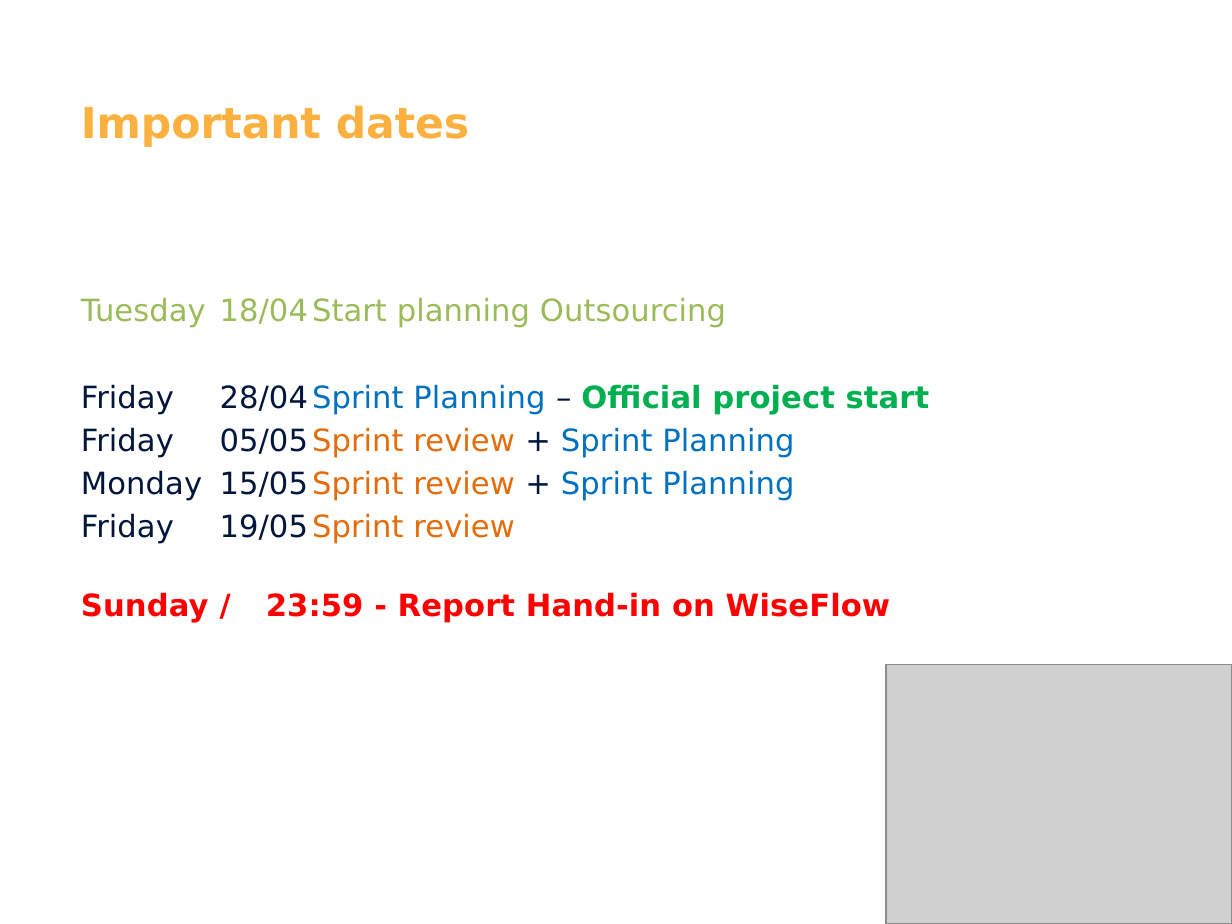
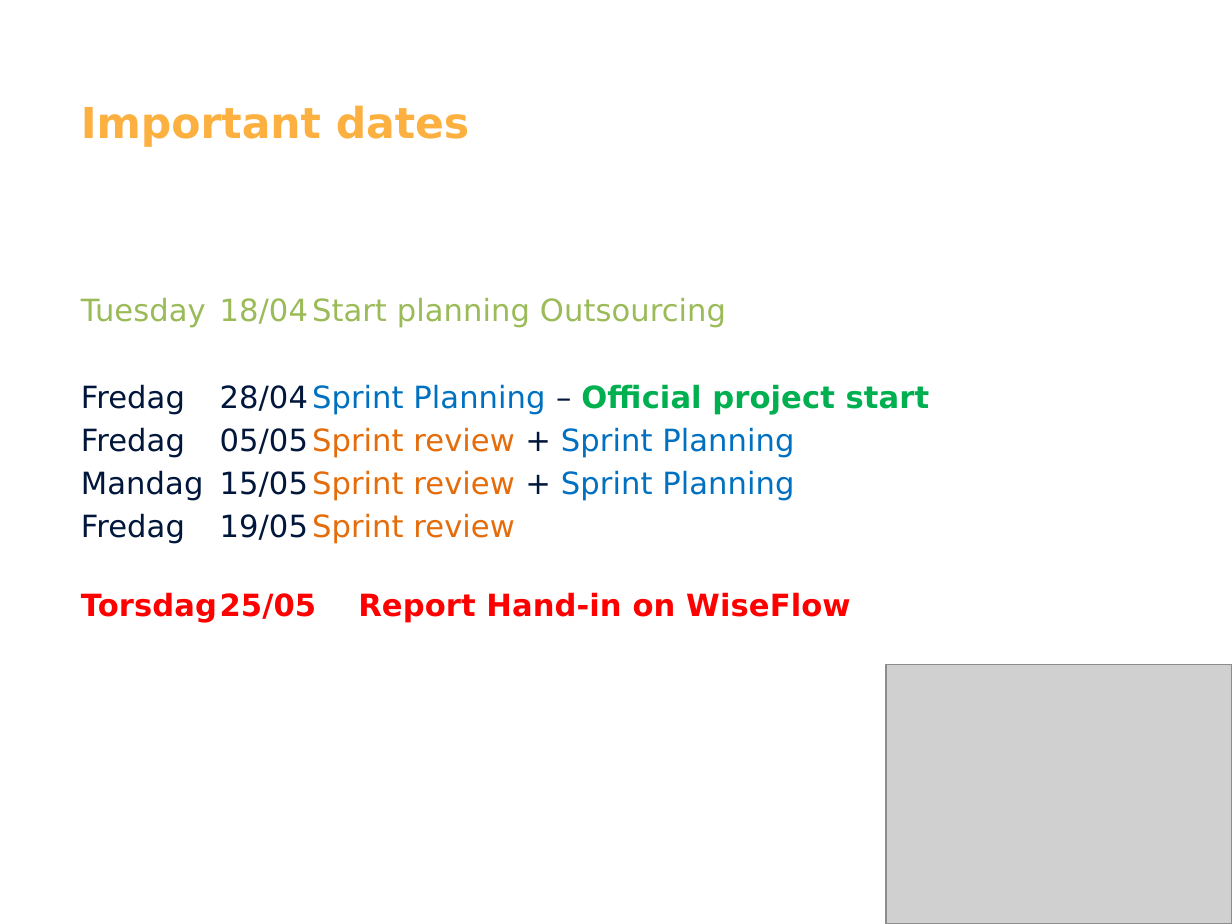
Before and after one commit to CphBusCosSem3/week11-System_Development, a slide deck: slide 4 of Intro_SYS_2017.pptx. Drawn at 1232x924 pixels with LibreOffice and Linux fonts; fonts in the diff are those of the drawing; grey boxes stand for pictures; background and template pictures are left out. Boxes give left, top, right and bottom in pixels: in the first picture for what was removed or moved away, otherwise in the second. Text is boxed around its words. In the diff, an @@ line names an element or a change of style, - is before the commit and + after.

```diff
--- a/Intro_SYS_2017.pptx
+++ b/Intro_SYS_2017.pptx
@@ text at bbox=[81, 384, 929, 623]: text changed @@
-Friday 28/04 Sprint Planning – Official project start
-Friday 05/05 Sprint review + Sprint Planning
-Monday 15/05 Sprint review + Sprint Planning
-Friday 19/05 Sprint review
-Sunday / 23:59 - Report Hand-in on WiseFlow
+Fredag 28/04 Sprint Planning – Official project start
+Fredag 05/05 Sprint review + Sprint Planning
+Mandag 15/05 Sprint review + Sprint Planning
+Fredag 19/05 Sprint review
+Torsdag 25/05 Report Hand-in on WiseFlow
```
Also in this commit, not shown: 6 other slides changed, 3 slides removed.
